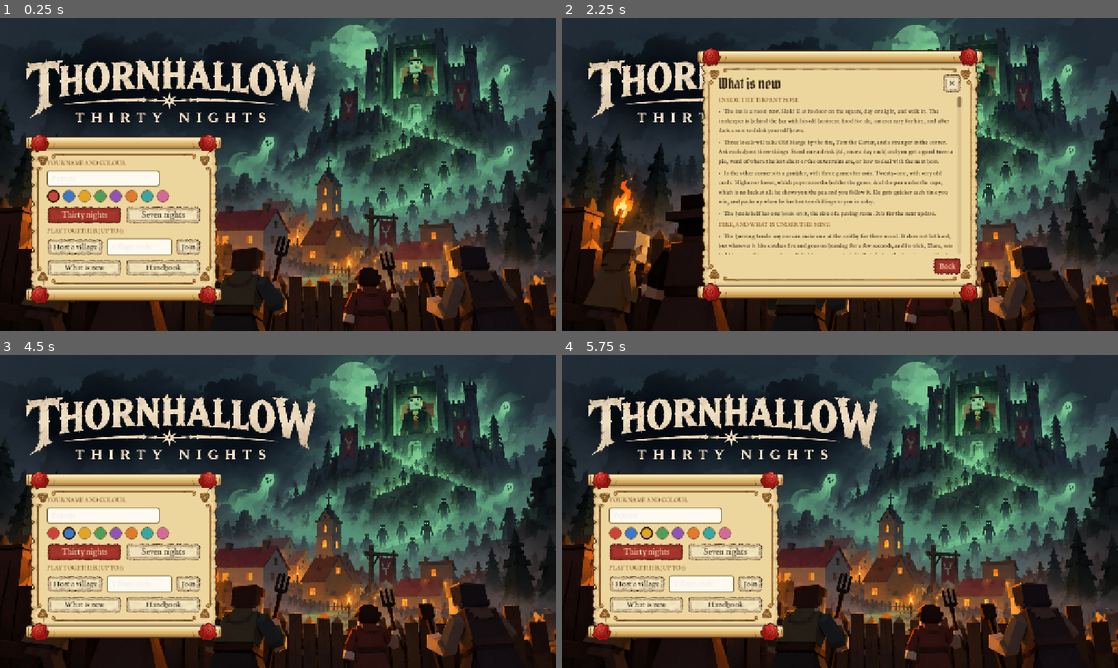
Above: before the commit, frames 1-4 (two rows, left to right).
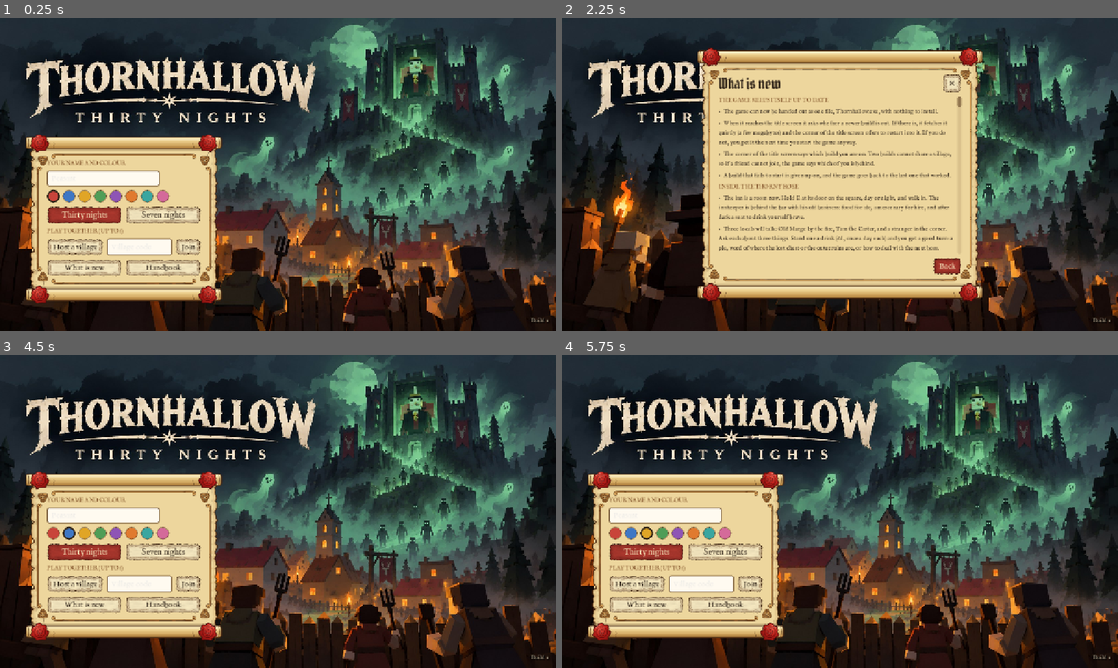
Above: after the commit, the same moments.

Repository: wijji551/Peasant
Game: Godot game, scene res://boot.tscn
The game is run twice, just before and just after one commit, with the same random seed, the same clock (stepped at 60 frames per second) and the same inputs. Before the commit the project starts from res://main.tscn.
Inputs (mouse positions are in pixels of both pictures, inside the frame that each line leads up to):
- Up to frame 1 (0.25 s): no input
- Up to frame 2 (2.25 s): click "What is new" at 0.5 s; click "✕" at 1.25 s; click "What is new" at 2 s
- Up to frame 3 (4.5 s): click "Back" at 2.75 s; click (55, 533) at 3.52 s; click (66, 533) at 4.27 s
- Up to frame 4 (5.75 s): click (645, 533) at 5.02 s

The runs differ from the first frame. In frame 1, less than 0.1% of the frame differs, in the area x 95-99%, y 95-98%; in frame 2, 6.7%, in the area x 28-99%, y 25-98%; in frame 3, less than 0.1%; in frame 4, less than 0.1%.

Commit message:
One file to hand out, and updates that fetch themselves from GitHub
The game exports to a single Thornhallow.exe. A release workflow builds it and a small pack whenever
godot/version.json goes up; the game reads the newest release's note at the title screen, fetches the pack,
and boot.gd loads it over the build the file was born with. A pack that never reaches the title screen is
given up on. Co-op refuses to mix builds and says who is behind.

Co-Authored-By: Claude Opus 5.5 <noreply@anthropic.com>
Claude-Session: https://claude.ai/code/session_019dg2uksZJ9KpXppdt4Byah

Diff:
--- /dev/null
+++ b/godot/boot.tscn
@@ -0,0 +1,6 @@
+[gd_scene load_steps=2 format=3]
+
+[ext_resource type="Script" path="res://scripts/boot.gd" id="1"]
+
+[node name="Boot" type="Node"]
+script = ExtResource("1")
--- a/godot/project.godot
+++ b/godot/project.godot
@@ -11,9 +11,9 @@
 [application]
 
 config/name="Peasant Defence"
-run/main_scene="res://main.tscn"
+run/main_scene="res://boot.tscn"
 config/features=PackedStringArray("4.7", "Forward Plus")
-config/icon="res://icon.svg"
+config/icon="res://art/icon.png"
 
 [display]
 
--- /dev/null
+++ b/godot/scripts/boot.gd
@@ -0,0 +1,68 @@
+extends Node
+## The first thing to run, before the game itself.
+##
+## The game that is handed out as a single file can fetch newer builds of itself from GitHub (see update.gd). A
+## fetched build is a pack of the whole game, kept in the player's own folder. This script puts the newest good
+## pack over the game the file was born with, and then starts the game.
+##
+## This script stays as it was in the file people were first given, whatever is fetched later. So it is small,
+## it stands alone (it must not name any other script of the game), and it should not need to change.
+##
+## Safety: a pack that does not get as far as the title screen is given up on the next time the game starts.
+
+const DIR := "user://update"
+const STATE := DIR + "/state.json"
+
+
+func _ready() -> void:
+	if OS.has_feature("template") or OS.get_environment("DTV_UPDATE") != "":
+		_newest()
+	get_tree().change_scene_to_file.call_deferred("res://main.tscn")
+
+
+func _born() -> int:
+	var d = JSON.parse_string(FileAccess.get_file_as_string("res://version.json"))
+	return int(d.get("build", 0)) if d is Dictionary else 0
+
+
+func _pack(n: int) -> String:
+	return "%s/build-%d.pck" % [DIR, n]
+
+
+func _newest() -> void:
+	if not FileAccess.file_exists(STATE): return
+	var st = JSON.parse_string(FileAccess.get_file_as_string(STATE))
+	if not st is Dictionary: return
+	var born := _born()
+	var want: Array = [int(st.get("build", 0)), int(st.get("ok", 0))]     # the newest fetched, then the last that worked
+	if want[0] > 0 and int(st.get("tried", 0)) == want[0] and want[0] != want[1]:
+		st["bad"] = want[0]                   # it never reached the title screen: go back a build, and do not fetch it again
+		want.remove_at(0)
+	var have := 0
+	for n in want:
+		if have > 0 or n <= born or not FileAccess.file_exists(_pack(n)): continue
+		if ProjectSettings.load_resource_pack(_pack(n), true): have = n
+		else: st["bad"] = n
+	st["build"] = have
+	if have > 0:
+		st["tried"] = have
+		Engine.set_meta("dtv_pack", have)     # tells the game it is running from a fetched pack
+	var f := FileAccess.open(STATE, FileAccess.WRITE)
+	if f: f.store_string(JSON.stringify(st))
+	_tidy(have)
+
+
+## Throw away fetched packs that are no longer wanted: all but the one in use and the one before it (in case
+## another copy of the game is still running from that).
+func _tidy(keep: int) -> void:
+	var d := DirAccess.open(DIR)
+	if d == null: return
+	var all: Array = []
+	for f in d.get_files():
+		if f.ends_with(".part"): d.remove(f)
+		elif f.begins_with("build-") and f.ends_with(".pck"): all.append(int(f.trim_prefix("build-").trim_suffix(".pck")))
+	var before := 0
+	for n in all:
+		if n < keep: before = maxi(before, n)
+	for n in all:
+		if n != keep and n != before: d.remove("build-%d.pck" % n)
--- a/godot/scripts/main.gd
+++ b/godot/scripts/main.gd
@@ -70,6 +70,7 @@
 var _pan_t := -1.0                   # the look up at the castle as night falls: how far through it (-1: not looking)
 var _fog_back := 0.0                 # how much further off than usual the camera is, so the haze can keep its distance
 var _title_art: TextureRect          # the title screen's picture
+var _upd: VBoxContainer              # the title screen's corner: which build this is, and a newer one if there is one
 # The view can be turned round the player, tilted and brought closer. Each has where it is and where it is going, so it glides.
 const CAM_PITCH0 := 0.8672          # the tilt the game began with: looking down from 66 up and 56 back
 const CAM_PITCH_MIN := 0.56         # as low as it goes (about 32 degrees), and as near overhead (about 78)
@@ -206,7 +207,47 @@
 		layer.layer = hud.layer - 1                      # under the readouts and the window
 		add_child(layer)
 		layer.add_child(_title_art)
+		_upd = VBoxContainer.new()
+		_upd.theme = Look.theme()
+		_upd.set_anchors_and_offsets_preset(Control.PRESET_BOTTOM_RIGHT)
+		_upd.grow_horizontal = Control.GROW_DIRECTION_BEGIN
+		_upd.grow_vertical = Control.GROW_DIRECTION_BEGIN
+		_upd.offset_right = -18; _upd.offset_bottom = -14
+		_upd.alignment = BoxContainer.ALIGNMENT_END
+		layer.add_child(_upd)
+		if not is_instance_valid(Update.me):             # it outlives the village being built again
+			Update.me = Update.new()
+			get_tree().root.add_child.call_deferred(Update.me)
+		Update.me.changed.connect(_update_corner)
+		_update_corner.call_deferred()
+	Update.mark_ok()
 	if not quiet: menus.home()
+
+
+## The corner of the title screen: which build this is; a button when a newer one has been fetched.
+func _update_corner() -> void:
+	if _upd == null or not is_instance_valid(Update.me): return
+	for c in _upd.get_children(): c.queue_free()
+	var u: Update = Update.me
+	if u.ready_build > 0 or u.need_full:
+		if u.what() != "":
+			var wl := Look.para(_upd, u.what(), 14, Color("f1e4c6"))
+			wl.custom_minimum_size.x = 330
+			wl.horizontal_alignment = HORIZONTAL_ALIGNMENT_RIGHT
+			wl.add_theme_color_override("font_shadow_color", Color(0, 0, 0, 0.8))
+		var b := Button.new()
+		b.focus_mode = Control.FOCUS_NONE
+		b.size_flags_horizontal = Control.SIZE_SHRINK_END
+		if u.need_full:
+			b.text = "Open the download page"
+			b.pressed.connect(func(): OS.shell_open(Update.PAGE))
+		else:
+			b.text = "Restart into build %d" % u.ready_build
+			b.pressed.connect(func(): u.restart())
+		_upd.add_child(b)
+	var l := Look.label(_upd, u.line if u.line != "" else "Build %d" % Update.build(), 14, Color("f1e4c6"))
+	l.horizontal_alignment = HORIZONTAL_ALIGNMENT_RIGHT
+	l.add_theme_color_override("font_shadow_color", Color(0, 0, 0, 0.8))
 
 
 ## Hosting or joined: the lobby, or what is happening, has changed.
@@ -628,7 +669,7 @@
 # ---------------------------------------------------------------- the loop
 func _process(delta: float) -> void:
 	delta = minf(delta, 0.25)
-	if _title_art: _title_art.visible = screen == "home"
+	if _title_art: _title_art.visible = screen == "home"; _upd.visible = screen == "home"
 	if screen == "home":                                 # behind the home screen: a slow look round the village
 		_home_t += delta
 		var a := _home_t * 0.05
--- a/godot/scripts/net/net.gd
+++ b/godot/scripts/net/net.gd
@@ -268,7 +268,7 @@
 	_next_id += 1
 	_conns[pid] = id
 	lobby.append({"id": id, "name": "Peasant", "col": _free_col(-1)})
-	_send({"t": "you", "id": id}, pid)
+	_send({"t": "you", "id": id, "b": Update.build()}, pid)
 	send_lobby()
 
 
@@ -596,6 +596,11 @@
 	var R: Rules = main.R
 	match str(m.t):
 		"you":
+			var hb := int(m.get("b", Update.build()))
+			if hb != Update.build():                    # two builds cannot share a village: say which of us is behind
+				kicked = ("That village is on build %d and this game is on build %d. " % [hb, Update.build()]) + ("Restart this game and it will fetch the newer build." if hb > Update.build() else "Ask the host to restart their game, which fetches the newer build.")
+				_on_server_gone.call_deferred()
+				return
 			my_id = int(m.id)
 			status = ""
 			var h: Array = get_meta("hello", ["Peasant", 0])
--- a/godot/scripts/ui/menus.gd
+++ b/godot/scripts/ui/menus.gd
@@ -27,6 +27,12 @@
 ]
 
 const CHANGES := [
+	["The game keeps itself up to date", [
+		"The game can now be handed out as one file, Thornhallow.exe, with nothing to install.",
+		"When it reaches the title screen it asks whether a newer build is out. If there is, it fetches it quietly (a few megabytes) and the corner of the title screen offers to restart into it. If you do not, you get it the next time you start the game anyway.",
+		"The corner of the title screen says which build you are on. Two builds cannot share a village, so if a friend cannot join, the game says which of you is behind.",
+		"A build that fails to start is given up on, and the game goes back to the last one that worked.",
+	]],
 	["Inside the Thorny Rose", [
 		"The inn is a room now. Hold E at its door on the square, day or night, and walk in. The innkeeper is behind the bar with his old business: food for ale, a mercenary for hire, and after dark a seat to drink yourself brave.",
 		"Three locals will talk: Old Marge by the fire, Tam the Carter, and a stranger in the corner. Ask each about three things. Stand one a drink (6d, once a day each) and you get a good turn: a pie, word of where the lost chest or the outer ruins are, or how to deal with the next boss.",
--- /dev/null
+++ b/godot/scripts/update.gd
@@ -0,0 +1,179 @@
+class_name Update
+extends Node
+## Keeps the game up to date from GitHub, for the copy that is handed out as a single file.
+##
+## The file people are given has build N inside it. When we publish a newer build, GitHub holds a small pack of the
+## whole game ("thornhallow.pck") and a note saying which build it is ("version.json"). The game asks for the note
+## when it reaches the title screen, fetches the pack if it is newer, and from then on boot.gd puts that pack over
+## the build the file was born with every time the game starts. The copy in the Godot editor never does any of this.
+##
+## Safety: a pack that does not get as far as the title screen is thrown away the next time the game starts, and is
+## not fetched again, so a bad build cannot lock anybody out.
+
+signal changed
+
+const REPO := "wijji551/Peasant"
+const PAGE := "https://github.com/" + REPO + "/releases/latest"
+const DIR := "user://update"
+const STATE := DIR + "/state.json"
+
+static var me: Update
+static var _build := -1
+static var _what := ""
+
+var line := ""               # one line for the title screen
+var ready_build := 0         # a newer build is on the disk, waiting for a restart
+var need_full := false       # the newer build needs the whole file fetched again (a new engine)
+var _note := {}
+var _http: HTTPRequest
+var _dl: HTTPRequest
+var _part := ""
+
+
+# ---------------------------------------------------------------- which build this is
+static func build() -> int:
+	if _build < 0:
+		_build = 0
+		var d = JSON.parse_string(FileAccess.get_file_as_string("res://version.json"))
+		if d is Dictionary:
+			_build = int(d.get("build", 0)); _what = str(d.get("what", ""))
+	return _build
+
+
+## Only the handed-out game updates itself (or a test that asks for it).
+static func on() -> bool:
+	return OS.has_feature("template") or OS.get_environment("DTV_UPDATE") != ""
+
+
+## True when this is the game started again from a fetched pack.
+static func from_pack() -> bool:
+	return Engine.has_meta("dtv_pack")
+
+
+static func base_url() -> String:
+	var e := OS.get_environment("DTV_UPDATE_URL")
+	return e if e != "" else "https://github.com/" + REPO + "/releases/latest/download/"
+
+
+static func _read() -> Dictionary:
+	if not FileAccess.file_exists(STATE): return {}
+	var d = JSON.parse_string(FileAccess.get_file_as_string(STATE))
+	return d if d is Dictionary else {}
+
+
+static func _write(d: Dictionary) -> void:
+	DirAccess.make_dir_recursive_absolute(ProjectSettings.globalize_path(DIR))
+	var f := FileAccess.open(STATE, FileAccess.WRITE)
+	if f: f.store_string(JSON.stringify(d))
+
+
+static func _pack(n: int) -> String:
+	return "%s/build-%d.pck" % [DIR, n]
+
+
+## The title screen is up: this build works.
+static func mark_ok() -> void:
+	if not from_pack(): return
+	var st := _read()
+	if int(st.get("ok", 0)) == build(): return
+	st["ok"] = build()
+	_write(st)
+
+
+# ---------------------------------------------------------------- looking for a newer build
+func _ready() -> void:
+	me = self
+	line = "Build %d" % build()
+	if not on():
+		return
+	_http = HTTPRequest.new()
+	_http.timeout = 20.0
+	add_child(_http)
+	_http.request_completed.connect(_got_note)
+	if _http.request(base_url() + "version.json") != OK:
+		_http.queue_free(); _http = null
+
+
+func _say(t: String) -> void:
+	line = t
+	changed.emit()
+
+
+func _got_note(result: int, code: int, _h: PackedStringArray, body: PackedByteArray) -> void:
+	if result != HTTPRequest.RESULT_SUCCESS or code != 200:
+		return                                 # no internet, or nothing published yet: carry on as we are
+	var d = JSON.parse_string(body.get_string_from_utf8())
+	if not d is Dictionary: return
+	_note = d
+	var n := int(d.get("build", 0))
+	if n <= build():
+		_say("Build %d, the newest" % build())
+		return
+	var st := _read()
+	if int(st.get("bad", 0)) == n:
+		_say("Build %d (build %d would not start here)" % [build(), n])
+		return
+	var eng := Engine.get_version_info()
+	if str(d.get("engine", "")) != "%d.%d" % [eng.major, eng.minor]:
+		need_full = true
+		_say("Build %d is out, and needs a fresh download" % n)
+		return
+	if int(st.get("build", 0)) == n and FileAccess.file_exists(_pack(n)):
+		ready_build = n
+		_say("This is build %d. Build %d is ready" % [build(), n])
+		return
+	DirAccess.make_dir_recursive_absolute(ProjectSettings.globalize_path(DIR))
+	_part = _pack(n) + ".part"
+	_dl = HTTPRequest.new()
+	_dl.download_file = _part
+	_dl.use_threads = true
+	add_child(_dl)
+	_dl.request_completed.connect(_got_pack.bind(n))
+	if _dl.request(base_url() + str(d.get("pack", "thornhallow.pck"))) != OK:
+		_dl.queue_free(); _dl = null
+		return
+	_say("Fetching build %d" % n)
+	set_process(true)
+
+
+func _process(_dt: float) -> void:
+	if _dl == null:
+		set_process(false)
+		return
+	var size := int(_note.get("size", 0))
+	if size > 0:
+		var t := "Fetching build %d: %d%%" % [int(_note.build), clampi(int(100.0 * _dl.get_downloaded_bytes() / size), 0, 99)]
+		if t != line: _say(t)
+
+
+func _got_pack(result: int, code: int, _h: PackedStringArray, _body: PackedByteArray, n: int) -> void:
+	_dl.queue_free(); _dl = null
+	var good := result == HTTPRequest.RESULT_SUCCESS and code == 200 and FileAccess.file_exists(_part)
+	if good and int(_note.get("size", 0)) > 0:
+		var f := FileAccess.open(_part, FileAccess.READ)
+		good = f != null and f.get_length() == int(_note.size)
+	if good and str(_note.get("sha256", "")) != "":
+		good = FileAccess.get_sha256(_part) == str(_note.sha256)
+	if not good:
+		DirAccess.remove_absolute(ProjectSettings.globalize_path(_part))
+		_say("Build %d (could not fetch build %d; it will try again next time)" % [build(), n])
+		return
+	DirAccess.rename_absolute(ProjectSettings.globalize_path(_part), ProjectSettings.globalize_path(_pack(n)))
+	var st := _read()
+	st["build"] = n
+	_write(st)
+	ready_build = n
+	_say("This is build %d. Build %d is ready" % [build(), n])
+	if OS.get_environment("DTV_UPDATE_RESTART") != "": restart()       # for testing: straight into it
+
+
+## What the newer build is, in a few words, if its note says.
+func what() -> String:
+	return str(_note.get("what", ""))
+
+
+## Close, and start again in the newer build.
+func restart() -> void:
+	if ready_build <= 0: return
+	OS.set_restart_on_exit(true, OS.get_cmdline_args())
+	get_tree().quit()
--- /dev/null
+++ b/godot/version.json
@@ -0,0 +1,4 @@
+{
+	"build": 1,
+	"what": "The Thorny Rose, the gambler's three games, and updates that fetch themselves."
+}
Binary file added: godot/art/icon.ico
Binary file added: godot/art/icon.png
Not shown, added: godot/art/icon.png.import
Not shown, added: godot/export_presets.cfg
Not shown, added: godot/scripts/boot.gd.uid
Not shown, added: godot/scripts/update.gd.uid
Not shown, added: godot/tests/inn_test.gd.uid
Not shown, added: .github/workflows/release.yml
Not shown, added: tools/release_info.py
